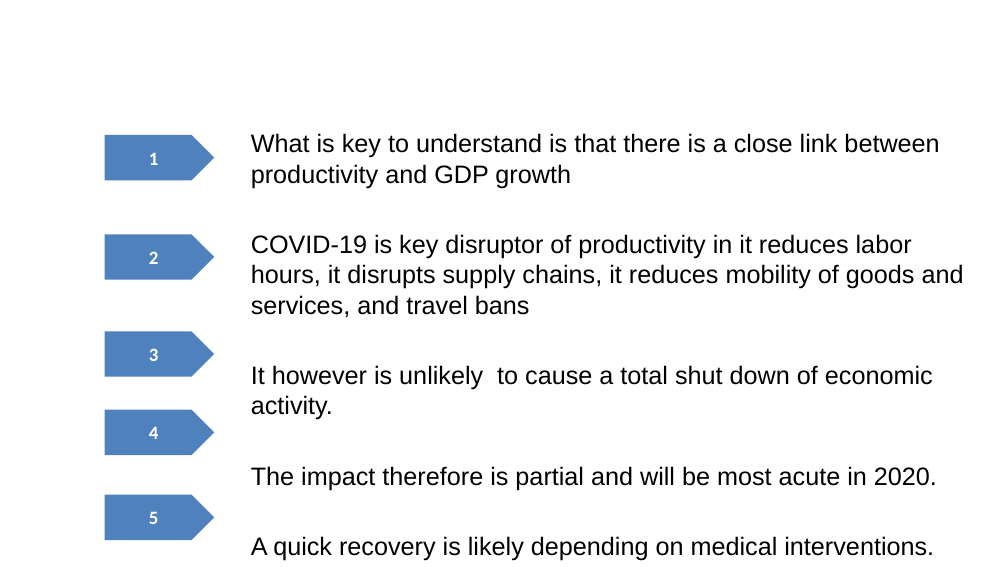
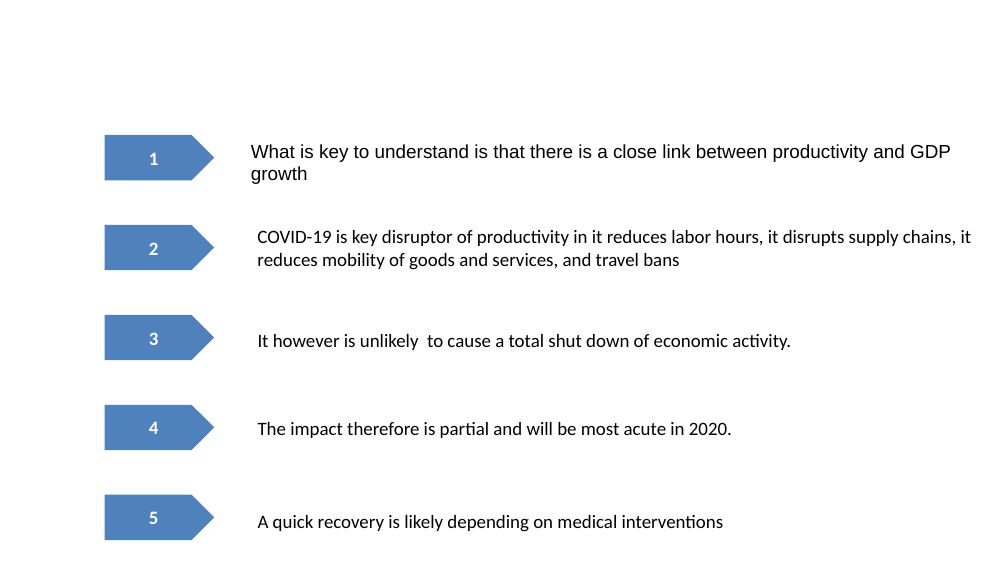
Before and after one commit to xolaniss/COVID_19, a slide deck: slide 11 of COVID-19 Economic Impact.pptx (slide 12 before the commit). Drawn at 1008x567 pixels with LibreOffice and Linux fonts; fonts in the diff are those of the drawing; background and template pictures are left out. Boxes give left, top, right and bottom in pixels: in the first picture for what was removed or moved away, otherwise in the second. Text is boxed around its words. In the diff, an @@ line names an element or a change of style, - is before the commit and + after.

```diff
--- a/COVID-19 Economic Impact.pptx
+++ b/COVID-19 Economic Impact.pptx
@@ text "What is key to understand ...": place and size @@
-text "What is key to understand ..." at <box>251,133,964,561</box>
+text "What is key to understand ..." at <box>251,144,951,184</box>
@@ text "What is key to understand ..." at <box>251,144,951,184</box>: size 24 to 18 pt; less space between paragraphs @@
@@ pentagon arrow "2": place and size @@
-pentagon arrow "2" at <box>104,234,214,280</box>
+pentagon arrow "2" at <box>104,225,214,270</box>
@@ text at <box>251,234,964,561</box>: paragraphs removed @@
-COVID-19 is key disruptor of productivity in it reduces labor hours, it disrupts supply chains, it reduces mobility of goods and services, and travel bans
-It however is unlikely to cause a total shut down of economic activity.
-The impact therefore is partial and will be most acute in 2020.
-A quick recovery is likely depending on medical interventions.
@@ text added at <box>257,230,972,270</box>, 18 pt, text #000000 @@
+COVID-19 is key disruptor of productivity in it reduces labor hours, it disrupts supply chains, it reduces mobility of goods and services, and travel bans
@@ pentagon arrow "3": place and size @@
-pentagon arrow "3" at <box>104,331,214,377</box>
+pentagon arrow "3" at <box>104,315,214,360</box>
@@ text added at <box>258,334,791,350</box>, 18 pt, text #000000 @@
+It however is unlikely to cause a total shut down of economic activity.
@@ pentagon arrow "4": place and size @@
-pentagon arrow "4" at <box>104,410,214,455</box>
+pentagon arrow "4" at <box>104,405,214,450</box>
@@ text added at <box>258,422,732,438</box>, 18 pt, text #000000 @@
+The impact therefore is partial and will be most acute in 2020.
@@ text added at <box>258,515,724,532</box>, 18 pt, text #000000 @@
+A quick recovery is likely depending on medical interventions
```
Also in this commit, not shown: 4 other slides changed, 3 slides added, 1 slide removed.
